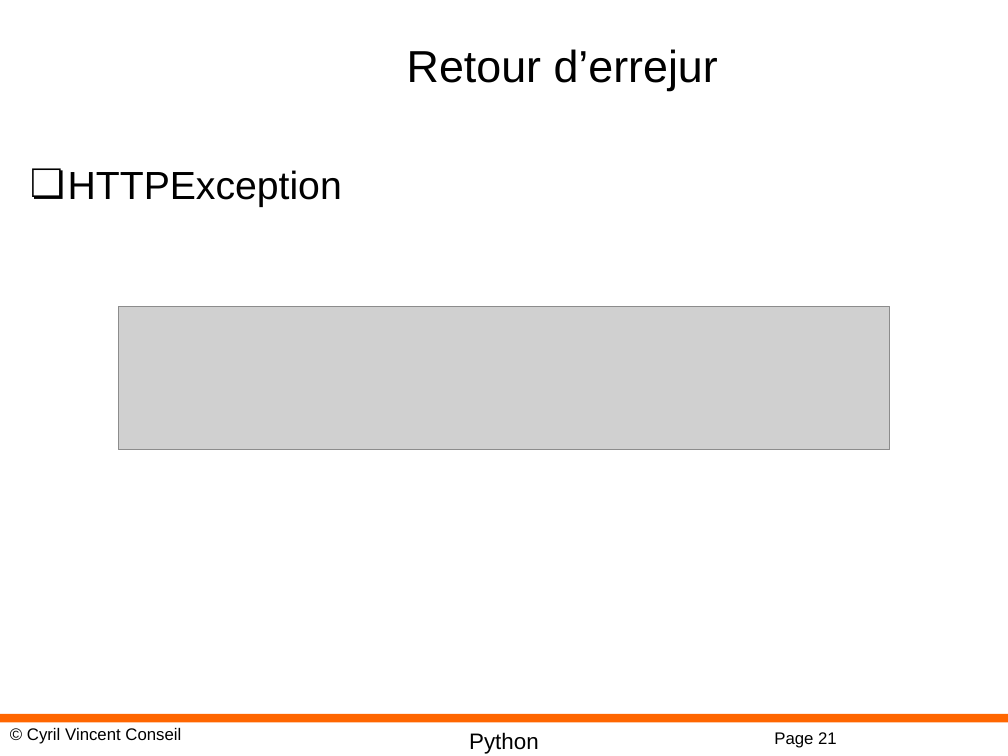
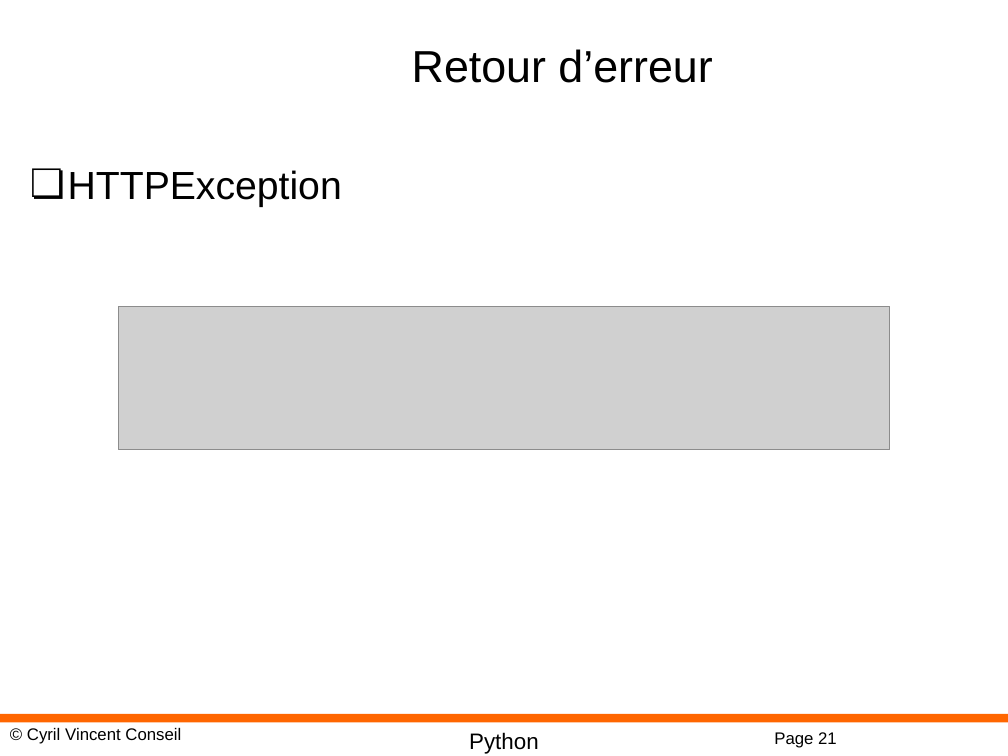
Before and after one commit to cyrilvincent/python, a slide deck: slide 21 of ppt/FastAPI.pptx. Drawn at 1008x756 pixels with LibreOffice and Linux fonts; fonts in the diff are those of the drawing; grey boxes stand for pictures; background and template pictures are left out. Boxes give left, top, right and bottom in pixels: in the first picture for what was removed or moved away, otherwise in the second. Text is boxed around its words. In the diff, an @@ line names an element or a change of style, - is before the commit and + after.

```diff
--- a/ppt/FastAPI.pptx
+++ b/ppt/FastAPI.pptx
@@ title at box(412, 49, 712, 83): text changed @@
-Retour d’errejur
+Retour d’erreur
```
Also in this commit, not shown: 2 other files.
